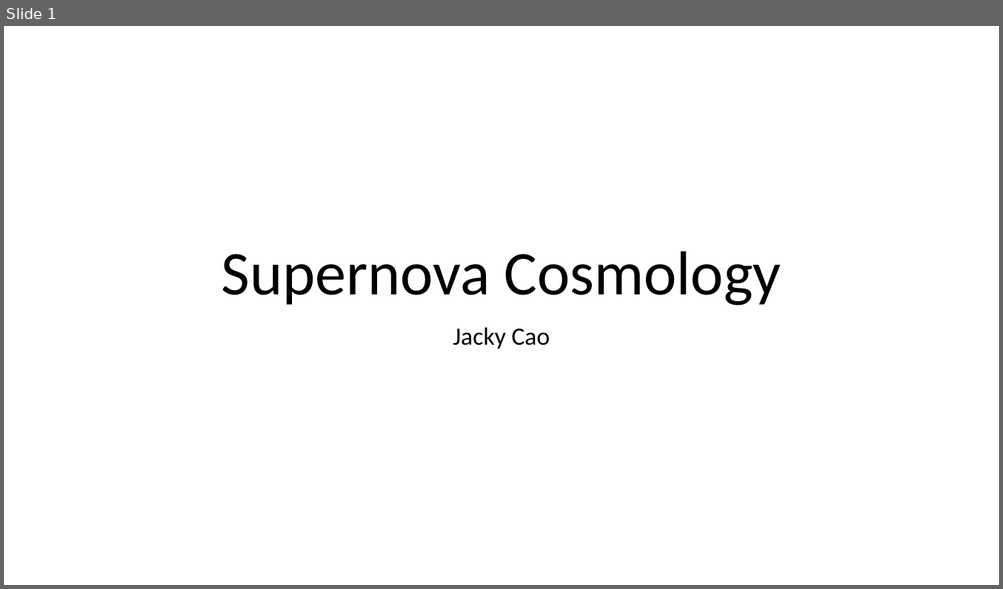
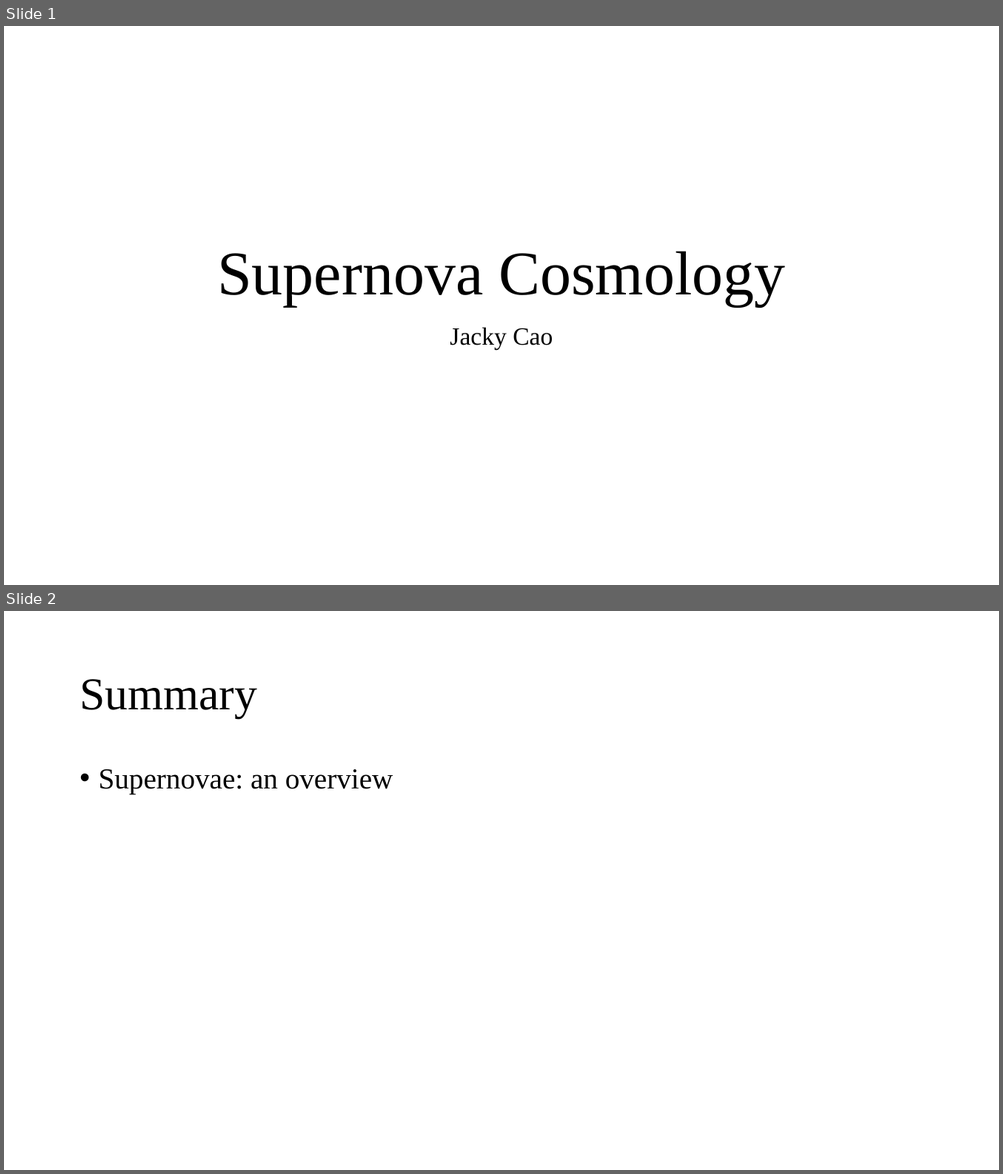
Before and after one commit to cao-jacky/degree_level3, a slide deck: physics_problem_solving/supernova_cosmology_jacky_cao.pptx. Shown one above the other, each under a label of ours: slide 1 before the commit, slides 1 and 2 after it. The pictures are 1003x589 and 1003x1174 pixels, drawn with LibreOffice and Linux fonts; fonts in the diff are those of the drawing. Boxes give left, top, right and bottom in pixels: in the first picture for what was removed or moved away, otherwise in the second. Text is boxed around its words. In the diff, an @@ line names an element or a change of style, - is before the commit and + after.

```diff
--- a/physics_problem_solving/supernova_cosmology_jacky_cao.pptx
+++ b/physics_problem_solving/supernova_cosmology_jacky_cao.pptx
@@ slide 2 added at <box>4,611,999,1170</box>, background #FFFFFF @@
@@ title added at <box>79,679,256,718</box>, 44 pt, text #000000 @@
+Summary
@@ text added at <box>99,769,393,794</box>, 28 pt, text #000000 @@
+• Supernovae: an overview
@@ slide 1 changed as well @@
@@ title "Supernova Cosmology" at <box>217,251,785,306</box>: font Calibri to Times New Roman @@
@@ subtitle "Jacky Cao" at <box>449,327,552,349</box>: font Calibri to Times New Roman @@
```
Also in this commit, not shown: 1 other slide added, 1 slide removed, 17 other files.
